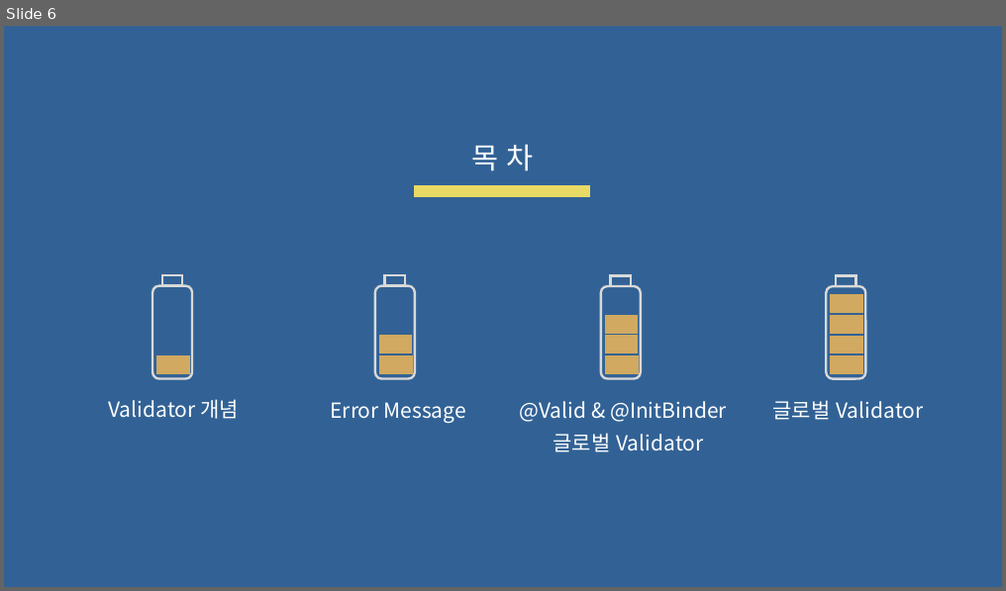
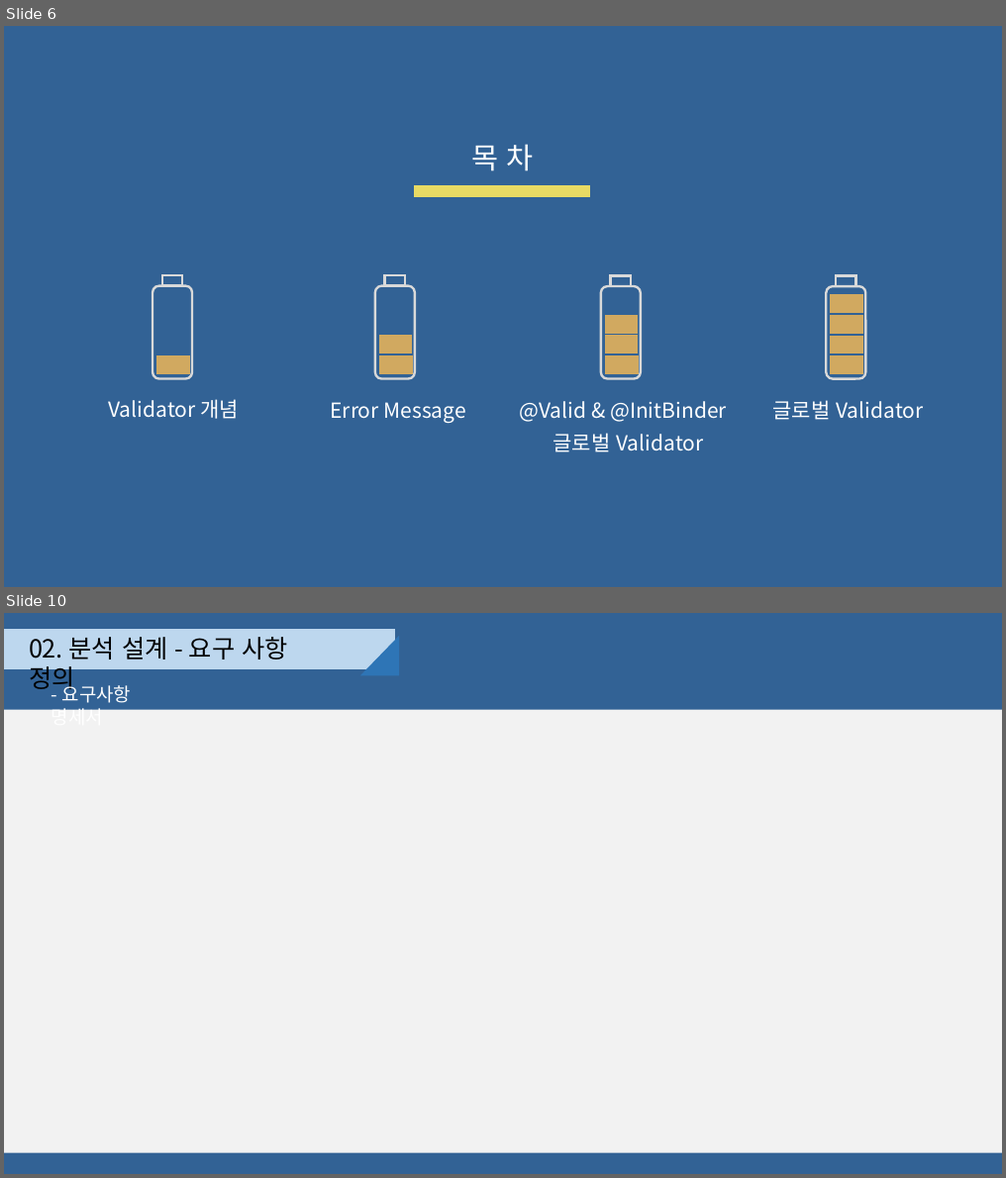
Before and after one commit to djyoon956/OWL_Refactoring, a slide deck: 4조/발표영상 및 PPT/OWL.pptx. Shown one above the other, each under a label of ours: slide 6 before the commit, slides 6 and 10 after it; the slides between them are not shown. The pictures are 1006x591 and 1006x1178 pixels, drawn with LibreOffice and Linux fonts; fonts in the diff are those of the drawing. Boxes give left, top, right and bottom in pixels: in the first picture for what was removed or moved away, otherwise in the second. Text is boxed around its words. In the diff, an @@ line names an element or a change of style, - is before the commit and + after.

```diff
--- a/4조/발표영상 및 PPT/OWL.pptx
+++ b/4조/발표영상 및 PPT/OWL.pptx
@@ slide 10 added at [4, 613, 1002, 1174], background #326295 @@
@@ rectangle added at [4, 630, 394, 669], fill #BDD7EE, outline #BDD7EE 1 pt @@
@@ text added at [29, 637, 287, 694], 24 pt, text #000000 @@
+02. 분석 설계 - 요구 사항 정의
@@ right triangle added at [360, 636, 399, 676], fill #2E75B6 @@
@@ text added at [52, 682, 132, 710], 18 pt, text #FFFFFF @@
+- 요구사항 명세서
@@ rectangle added at [4, 710, 1002, 1154], fill #F2F2F2 @@
```
Also in this commit, not shown: 4 slides changed, 14 other slides added.
